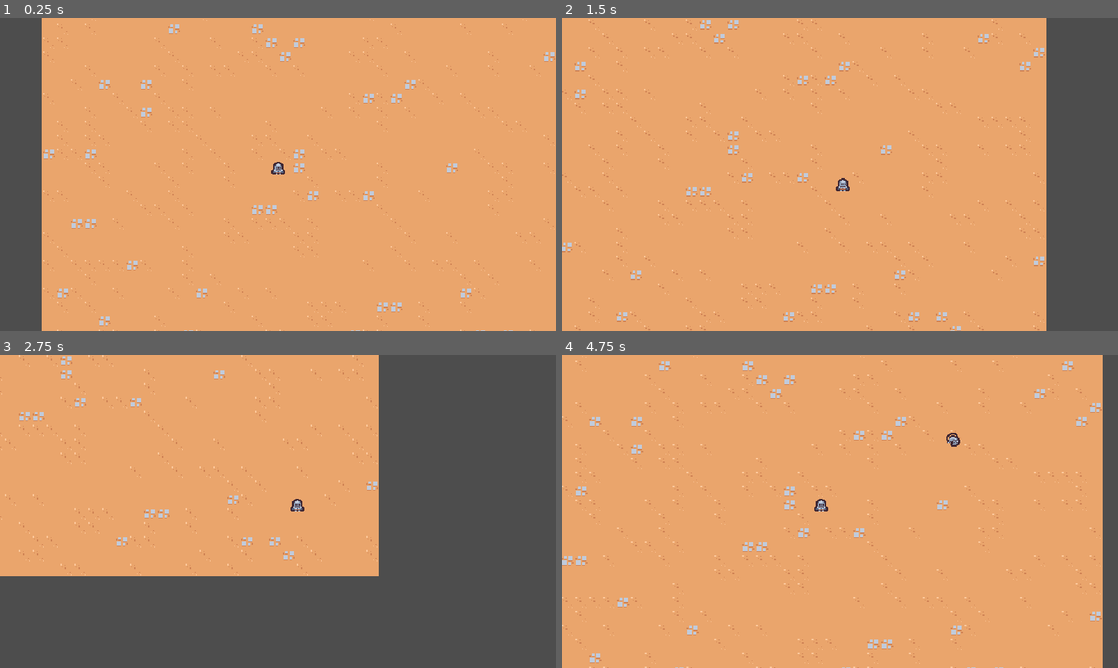
Above: before the commit, frames 1-4 (two rows, left to right).
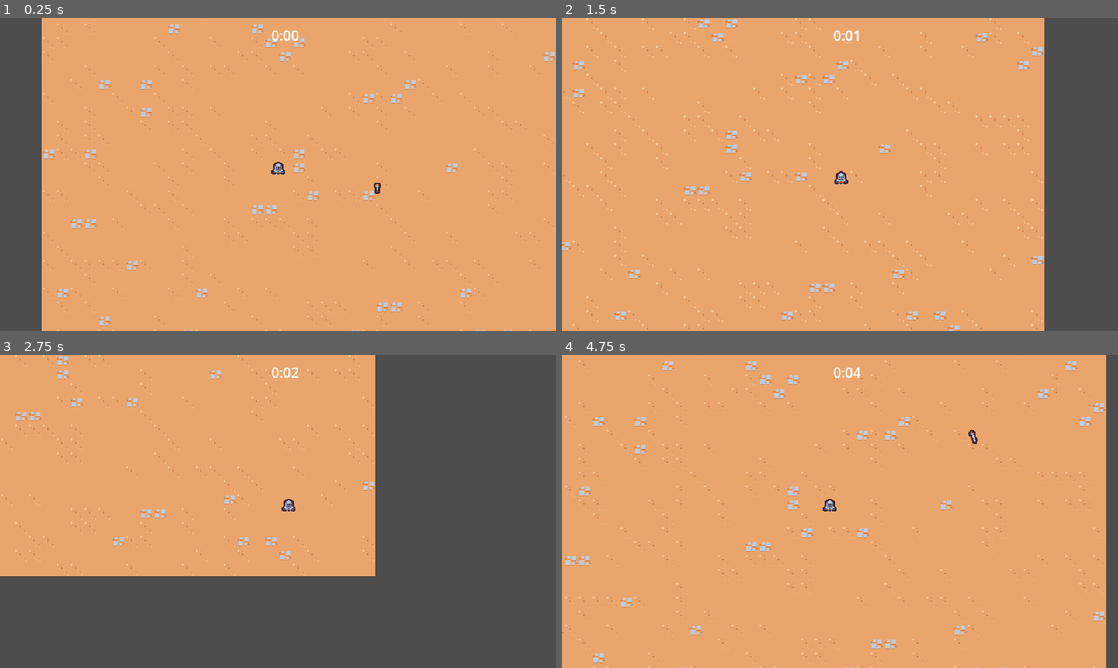
Above: after the commit, the same moments.

Repository: ErenJaegerKing/Dream_Learn
Game: Godot game, scene res://scenes/main/main.tscn
Two runs of this game, one before a commit and one after it. Both use one fixed random seed, a clock stepped at 60 frames per second and the inputs below.
Inputs:
- Up to frame 1 (0.25 s): no input
- Up to frame 2 (1.5 s): tap Enter at 0.5 s; hold D (move_right ) 0.53-1.28 s; hold S (move_down) from 1.28 s (still down)
- Up to frame 3 (2.75 s): release S (move_down) at 2.03 s; hold D (move_right ) from 2.03 s (still down)
- Up to frame 4 (4.75 s): release D (move_right ) at 2.78 s; hold W (move_up) 2.78-3.53 s; hold A (move_left) from 3.53 s (still down)

The runs differ from the first frame. In frame 1, 0.1% of the frame differs, in the area x 48-69%, y 4-57%; in frame 2, 3.9%; in frame 3, 2.3%; in frame 4, 4.3%, in the area x 0-98%, y 0-100%.

Commit message:
第二章 基础建设 改善游戏性 创造游戏循环基础 经验掉落

Diff:
--- a/2D Game/project.godot
+++ b/2D Game/project.godot
@@ -63,6 +63,8 @@
 2d_physics/layer_1="Terrain"
 2d_physics/layer_2="Player"
 2d_physics/layer_3="Enemy"
+2d_physics/layer_4="EnemyCollision"
+2d_physics/layer_5="PlayerPickup"
 
 [rendering]
 
--- a/2D Game/scenes/basic_enemy/basic_enemy.tscn
+++ b/2D Game/scenes/game_object/basic_enemy/basic_enemy.tscn
@@ -1,7 +1,7 @@
 [gd_scene load_steps=5 format=3 uid="uid://d3fa82th3oml1"]
 
-[ext_resource type="Texture2D" uid="uid://dcrgq5pagpj4t" path="res://scenes/basic_enemy/basic_enemy.png" id="1_4ph45"]
-[ext_resource type="Script" path="res://scenes/basic_enemy/basic_enemy.gd" id="1_prk8w"]
+[ext_resource type="Script" path="res://scenes/game_object/basic_enemy/basic_enemy.gd" id="1_npmuv"]
+[ext_resource type="Texture2D" uid="uid://dcrgq5pagpj4t" path="res://scenes/game_object/basic_enemy/basic_enemy.png" id="2_7i0s1"]
 
 [sub_resource type="CircleShape2D" id="CircleShape2D_lnlc0"]
 radius = 12.0
@@ -10,8 +10,10 @@
 radius = 5.0
 
 [node name="BasicEnemy" type="CharacterBody2D" groups=["enemy"]]
-collision_layer = 0
-script = ExtResource("1_prk8w")
+collision_layer = 8
+collision_mask = 9
+motion_mode = 1
+script = ExtResource("1_npmuv")
 
 [node name="Area2D" type="Area2D" parent="."]
 collision_layer = 0
@@ -23,7 +25,7 @@
 
 [node name="Sprite2D" type="Sprite2D" parent="."]
 position = Vector2(0, -4)
-texture = ExtResource("1_4ph45")
+texture = ExtResource("2_7i0s1")
 
 [node name="CollisionShape2D" type="CollisionShape2D" parent="."]
 position = Vector2(0, -5)
--- /dev/null
+++ b/2D Game/scenes/game_object/experience_vial/experience_vial.gd
@@ -0,0 +1,12 @@
+extends Node2D
+
+
+
+func _ready() -> void:
+	# 创建信号触发信号的时候执行事件
+	$Area2D.area_entered.connect(on_area_entered)
+
+# 当触发信号之后执行事件
+func on_area_entered(other_area:Area2D):
+	# 让经验消失
+	queue_free()
--- /dev/null
+++ b/2D Game/scenes/game_object/experience_vial/experience_vial.tscn
@@ -0,0 +1,20 @@
+[gd_scene load_steps=4 format=3 uid="uid://di3a7hjxf0uv7"]
+
+[ext_resource type="Texture2D" uid="uid://dflrlbf78pvm3" path="res://scenes/game_object/experience_vial/experience_vial.png" id="1_jvf2j"]
+[ext_resource type="Script" path="res://scenes/game_object/experience_vial/experience_vial.gd" id="1_mjkx5"]
+
+[sub_resource type="CircleShape2D" id="CircleShape2D_qwdnf"]
+radius = 16.0
+
+[node name="ExperienceVial" type="Node2D"]
+script = ExtResource("1_mjkx5")
+
+[node name="Sprite2D" type="Sprite2D" parent="."]
+texture = ExtResource("1_jvf2j")
+
+[node name="Area2D" type="Area2D" parent="."]
+collision_layer = 0
+collision_mask = 16
+
+[node name="CollisionShape2D" type="CollisionShape2D" parent="Area2D"]
+shape = SubResource("CircleShape2D_qwdnf")
--- a/2D Game/scenes/game_camera/game_camera.gd
+++ b/2D Game/scenes/game_object/game_camera/game_camera.gd
@@ -13,7 +13,7 @@
 	# 在运行过程中调用acquire_target()来持续获取位置
 	acquire_target()
 	# 相机的全局变量等于 全局变量的lerp，让相机可以有平滑效果，lerp不会受到帧率影响
-	global_position = global_position.lerp(target_position, 1.0 - exp(-delta * 10))
+	global_position = global_position.lerp(target_position, 1.0 - exp(-delta * 20))
 
 func acquire_target():
 	# 将设置的组的节点列表保存在player_node
--- a/2D Game/scenes/game_camera/game_camera.tscn
+++ b/2D Game/scenes/game_object/game_camera/game_camera.tscn
@@ -1,6 +1,7 @@
 [gd_scene load_steps=2 format=3 uid="uid://cf3h8mvmqbshf"]
 
-[ext_resource type="Script" path="res://scenes/game_camera/game_camera.gd" id="1_3sxa4"]
+[ext_resource type="Script" path="res://scenes/game_object/game_camera/game_camera.gd" id="1_3sxa4"]
 
 [node name="GameCamera" type="Camera2D"]
+process_callback = 0
 script = ExtResource("1_3sxa4")
--- a/2D Game/scenes/player/player.gd
+++ b/2D Game/scenes/game_object/player/player.gd
@@ -2,7 +2,8 @@
 
 # 创建一个速度常量
 const MAX_SPEED = 200
-
+# 创建一个加速度平滑常量
+const ACCELERATION_SHOOTHING = 25
 
 # 在场景运行的时候会执行的代码
 func _ready() -> void:
@@ -15,8 +16,11 @@
 	var movement_vector = get_movement_vector()
 	# 将二维向量归一化
 	var direction = movement_vector.normalized()
-	# 设置角色移动的向量速度
-	velocity = direction * MAX_SPEED
+	# 设置期望的目标速度
+	var target_velocity = direction * MAX_SPEED
+	# 设置角色移动的向量速度 为我们移动速度做一个线性插值
+	velocity = velocity.lerp(target_velocity,1 - exp(-delta * ACCELERATION_SHOOTHING))
+
 	# 让角色移动起来
 	move_and_slide()
 
--- a/2D Game/scenes/player/player.tscn
+++ b/2D Game/scenes/game_object/player/player.tscn
@@ -1,19 +1,31 @@
-[gd_scene load_steps=5 format=3 uid="uid://dbhe5g3bwuaq"]
+[gd_scene load_steps=6 format=3 uid="uid://dbhe5g3bwuaq"]
 
-[ext_resource type="Texture2D" uid="uid://equ3jv72wmsj" path="res://scenes/player/player.png" id="1_ml8wm"]
-[ext_resource type="Script" path="res://scenes/player/player.gd" id="1_o2ppu"]
+[ext_resource type="Texture2D" uid="uid://equ3jv72wmsj" path="res://scenes/game_object/player/player.png" id="1_ml8wm"]
+[ext_resource type="Script" path="res://scenes/game_object/player/player.gd" id="1_o2ppu"]
 [ext_resource type="PackedScene" uid="uid://dvfgwal7yngay" path="res://scenes/ability/sword_ability_controller/sword_ability_controller.tscn" id="2_pgm6a"]
+
+[sub_resource type="CircleShape2D" id="CircleShape2D_b0exf"]
+radius = 32.0
 
 [sub_resource type="CircleShape2D" id="CircleShape2D_klcwm"]
 radius = 5.0
 
 [node name="CharacterBody2D" type="CharacterBody2D" groups=["player"]]
 collision_layer = 0
+motion_mode = 1
 script = ExtResource("1_o2ppu")
 
 [node name="AbilityManage" type="Node2D" parent="."]
 
 [node name="SwordAbilityController" parent="AbilityManage" instance=ExtResource("2_pgm6a")]
+
+[node name="Area2D" type="Area2D" parent="."]
+collision_layer = 16
+collision_mask = 0
+
+[node name="CollisionShape2D" type="CollisionShape2D" parent="Area2D"]
+position = Vector2(0, -5)
+shape = SubResource("CircleShape2D_b0exf")
 
 [node name="Sprite2D" type="Sprite2D" parent="."]
 position = Vector2(0, -8)
--- a/2D Game/scenes/main/main.tscn
+++ b/2D Game/scenes/main/main.tscn
@@ -1,11 +1,19 @@
-[gd_scene load_steps=5 format=3 uid="uid://dwyxoyua56sl6"]
+[gd_scene load_steps=8 format=3 uid="uid://dwyxoyua56sl6"]
 
+[ext_resource type="PackedScene" uid="uid://pqjla58oxptj" path="res://scenes/ui/arena_time_ui.tscn" id="1_3gmii"]
 [ext_resource type="PackedScene" uid="uid://gqbaec3ji7cm" path="res://scenes/manager/enemy_spawner_manager.tscn" id="1_d50ym"]
 [ext_resource type="TileSet" uid="uid://calma4rax61cm" path="res://resources/tileset.tres" id="1_n5n26"]
-[ext_resource type="PackedScene" uid="uid://dbhe5g3bwuaq" path="res://scenes/player/player.tscn" id="1_xheb7"]
-[ext_resource type="PackedScene" uid="uid://cf3h8mvmqbshf" path="res://scenes/game_camera/game_camera.tscn" id="3_k6ttt"]
+[ext_resource type="PackedScene" uid="uid://dbhe5g3bwuaq" path="res://scenes/game_object/player/player.tscn" id="1_xheb7"]
+[ext_resource type="PackedScene" uid="uid://r27f01320ygi" path="res://scenes/manager/arena_time_manager.tscn" id="2_02oce"]
+[ext_resource type="PackedScene" uid="uid://cf3h8mvmqbshf" path="res://scenes/game_object/game_camera/game_camera.tscn" id="3_k6ttt"]
+[ext_resource type="PackedScene" uid="uid://di3a7hjxf0uv7" path="res://scenes/game_object/experience_vial/experience_vial.tscn" id="7_wsl8r"]
 
 [node name="Main" type="Node"]
+
+[node name="ArenaTimeUI" parent="." node_paths=PackedStringArray("area_time_manager") instance=ExtResource("1_3gmii")]
+area_time_manager = NodePath("../ArenaTimeManager")
+
+[node name="ArenaTimeManager" parent="." instance=ExtResource("2_02oce")]
 
 [node name="EnemySpawnerManager" parent="." instance=ExtResource("1_d50ym")]
 
@@ -17,3 +25,6 @@
 layer_0/tile_data = PackedInt32Array(393226, 0, 4, 327690, 0, 4, 262154, 0, 4, 196618, 0, 4, 131082, 0, 4, 65546, 65536 …(16135 unchanged characters)…
 
 [node name="CharacterBody2D" parent="." instance=ExtResource("1_xheb7")]
+
+[node name="ExperienceVial" parent="." instance=ExtResource("7_wsl8r")]
+position = Vector2(114, 15)
--- /dev/null
+++ b/2D Game/scenes/manager/arena_time_manager.gd
@@ -0,0 +1,9 @@
+extends Node
+
+# 建立变量存储节点方便后续调用
+@onready var timer: Timer = $Timer
+
+# 获取流逝的时间
+func get_time_elapsed():
+	# 返回等待时间 减去 剩余时间 就是流失掉的间
+	return timer.wait_time - timer.time_left
--- /dev/null
+++ b/2D Game/scenes/manager/arena_time_manager.tscn
@@ -0,0 +1,11 @@
+[gd_scene load_steps=2 format=3 uid="uid://r27f01320ygi"]
+
+[ext_resource type="Script" path="res://scenes/manager/arena_time_manager.gd" id="1_caqvf"]
+
+[node name="ArenaTimeManager" type="Node"]
+script = ExtResource("1_caqvf")
+
+[node name="Timer" type="Timer" parent="."]
+wait_time = 600.0
+one_shot = true
+autostart = true
--- a/2D Game/scenes/manager/enemy_spawner_manager.tscn
+++ b/2D Game/scenes/manager/enemy_spawner_manager.tscn
@@ -1,7 +1,7 @@
 [gd_scene load_steps=3 format=3 uid="uid://gqbaec3ji7cm"]
 
 [ext_resource type="Script" path="res://scenes/manager/enemy_spawner_manager.gd" id="1_0obrg"]
-[ext_resource type="PackedScene" uid="uid://d3fa82th3oml1" path="res://scenes/basic_enemy/basic_enemy.tscn" id="2_als7f"]
+[ext_resource type="PackedScene" uid="uid://d3fa82th3oml1" path="res://scenes/game_object/basic_enemy/basic_enemy.tscn" id="2_als7f"]
 
 [node name="EnemySpawnerManager" type="Node"]
 script = ExtResource("1_0obrg")
--- /dev/null
+++ b/2D Game/scenes/ui/arena_time_ui.gd
@@ -0,0 +1,24 @@
+extends CanvasLayer
+
+# 创建变量获取，在检查器添加需要的节点
+@export var area_time_manager : Node
+# 引用Lanel节点，通过%来代替路径
+@onready var label: Label = %Label
+
+func _process(delta: float) -> void:
+	# 先判断arena_time_manager是否为空，不为空再执行
+	if area_time_manager == null:
+		return
+	# 用变量保存获取到的时间
+	var time_elapsed = area_time_manager.get_time_elapsed()
+	# 显示时间在label节点上
+	label.text = format_seconds_to_string(time_elapsed)
+
+# 时间数字转换
+func format_seconds_to_string(seconds:float):
+	# 计算分钟数，一分钟等于秒数除以60，使用floor向下取整不足1显示0
+	var minutes = floor(seconds/60)
+	#不够一分钟剩余秒数
+	var remaining_seconds = seconds - (minutes * 60)
+	# 返回最终显示的时间 分钟 + 秒数
+	return str(minutes) + ":" + ("%02d" % floor(remaining_seconds))
--- /dev/null
+++ b/2D Game/scenes/ui/arena_time_ui.tscn
@@ -0,0 +1,23 @@
+[gd_scene load_steps=2 format=3 uid="uid://pqjla58oxptj"]
+
+[ext_resource type="Script" path="res://scenes/ui/arena_time_ui.gd" id="1_44b63"]
+
+[node name="ArenaTimeUI" type="CanvasLayer"]
+script = ExtResource("1_44b63")
+
+[node name="MarginContainer" type="MarginContainer" parent="."]
+anchors_preset = 15
+anchor_right = 1.0
+anchor_bottom = 1.0
+grow_horizontal = 2
+grow_vertical = 2
+mouse_filter = 2
+theme_override_constants/margin_left = 16
+theme_override_constants/margin_top = 8
+
+[node name="Label" type="Label" parent="MarginContainer"]
+unique_name_in_owner = true
+layout_mode = 2
+size_flags_horizontal = 4
+size_flags_vertical = 0
+text = "Text"
Renamed: 2D Game/scenes/basic_enemy/basic_enemy.gd -> 2D Game/scenes/game_object/basic_enemy/basic_enemy.gd
Renamed: 2D Game/scenes/basic_enemy/basic_enemy.png -> 2D Game/scenes/game_object/basic_enemy/basic_enemy.png
Not shown, added: 2D Game/scenes/game_object/basic_enemy/basic_enemy.png.import
Binary file added: 2D Game/scenes/game_object/experience_vial/experience_vial.png
Not shown, changed: 2D Game/scenes/game_object/experience_vial/experience_vial.png.import
Renamed: 2D Game/scenes/player/player.png -> 2D Game/scenes/game_object/player/player.png
Not shown, changed: 2D Game/scenes/game_object/player/player.png.import
